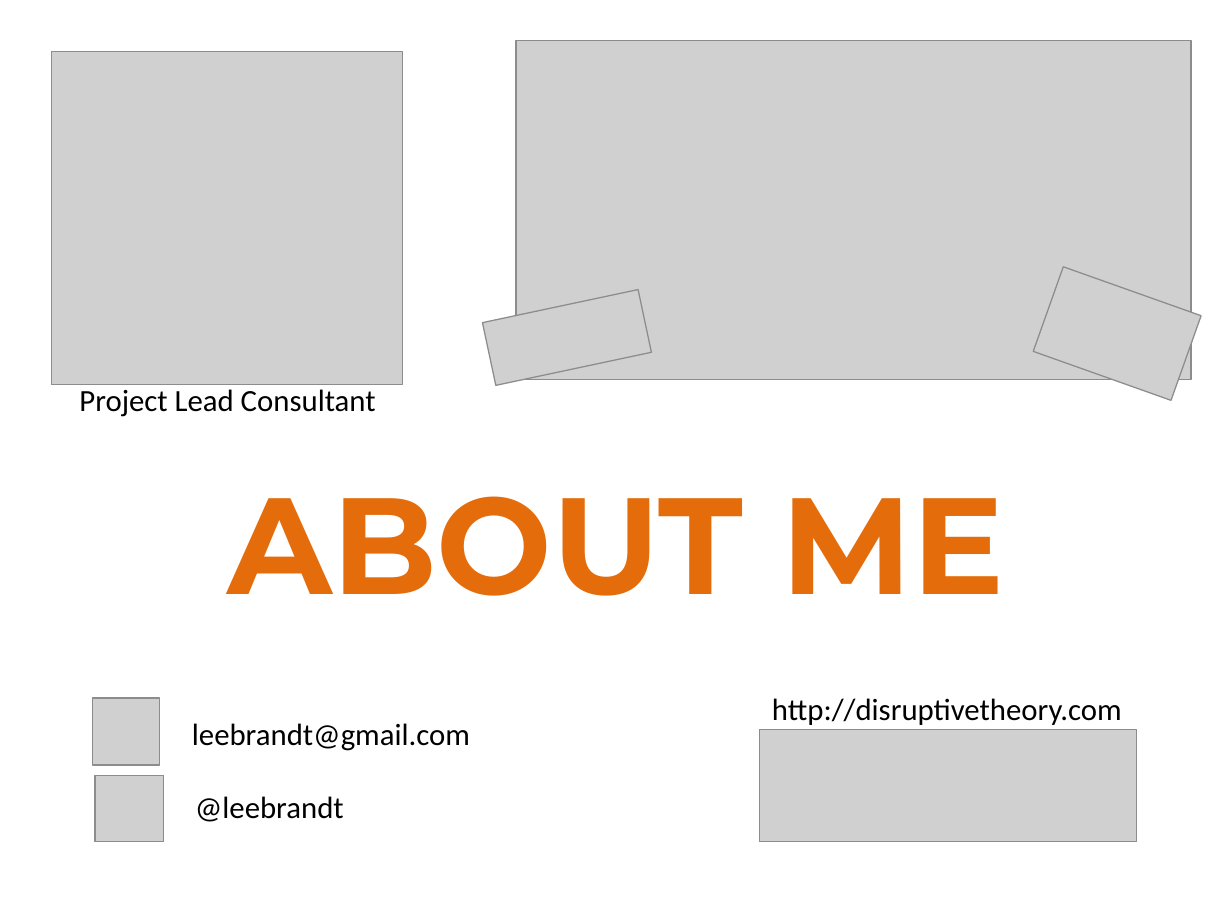
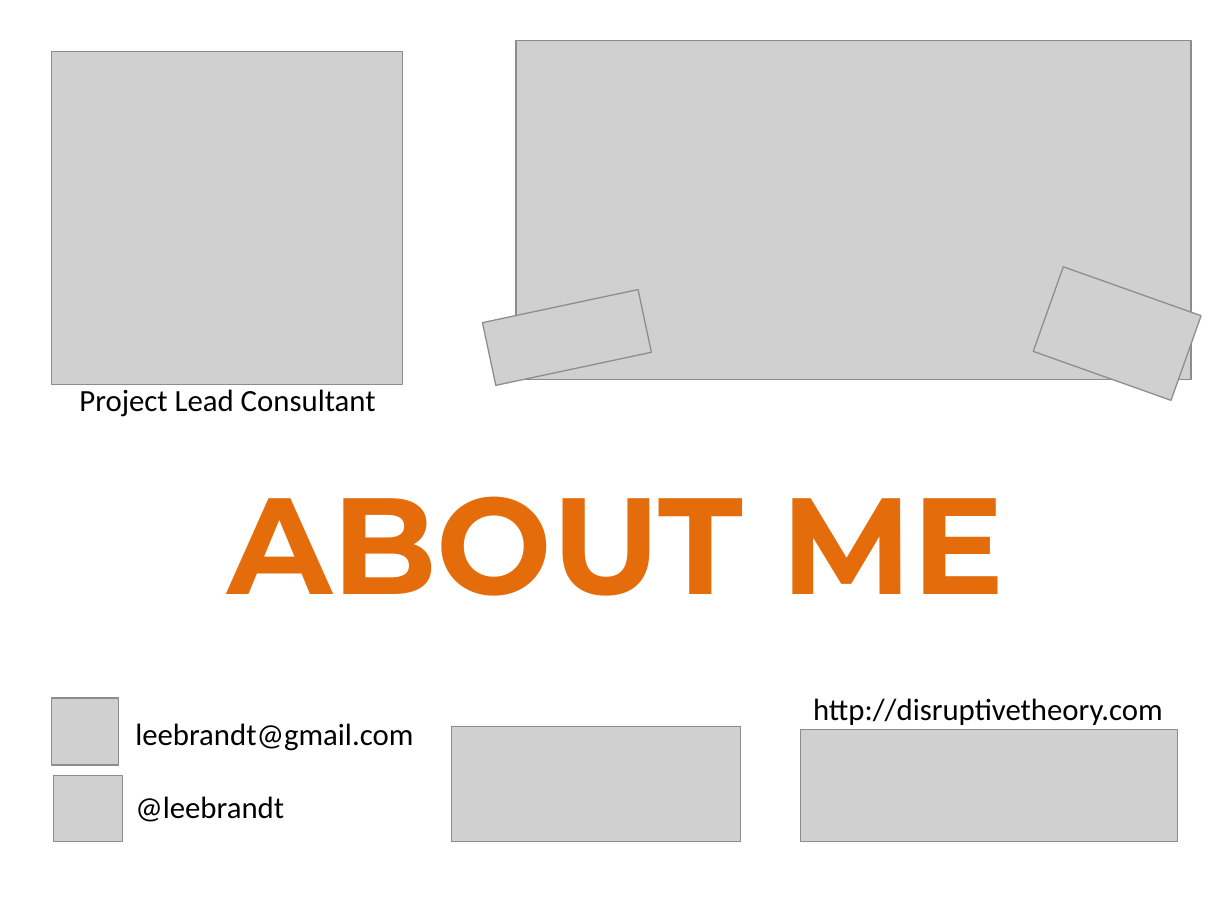
Before and after one commit to leebrandt/Presentations, a slide deck: slide 2 of MVP For Web Forms/MVP.pptx. Drawn at 1232x924 pixels with LibreOffice and Linux fonts; fonts in the diff are those of the drawing; grey boxes stand for pictures. Boxes give left, top, right and bottom in pixels: in the first picture for what was removed or moved away, otherwise in the second. Text is boxed around its words. In the diff, an @@ line names an element or a change of style, - is before the commit and + after.

Commit message:
added finished MVP slide deck

```diff
--- a/MVP For Web Forms/MVP.pptx
+++ b/MVP For Web Forms/MVP.pptx
@@ text "http://disruptivetheory.com": place and size @@
-text "http://disruptivetheory.com" at [772,698,1122,725]
+text "http://disruptivetheory.com" at [813,698,1163,725]
@@ picture: place and size @@
-picture at [92,699,159,765]
+picture at [52,699,118,765]
@@ text "leebrandt@gmail.com": place and size @@
-text "leebrandt@gmail.com" at [192,723,470,751]
+text "leebrandt@gmail.com" at [135,723,413,751]
@@ picture added at [452,727,740,843] @@
@@ picture: place and size @@
-picture at [760,729,1137,841]
+picture at [801,729,1178,841]
@@ picture: place and size @@
-picture at [95,775,164,841]
+picture at [54,775,123,841]
@@ text "@leebrandt": place and size @@
-text "@leebrandt" at [195,796,344,822]
+text "@leebrandt" at [135,796,284,822]
```
Also in this commit, not shown: 5 other slides changed, 8 slides added, 1 slide removed, 2 other files.
